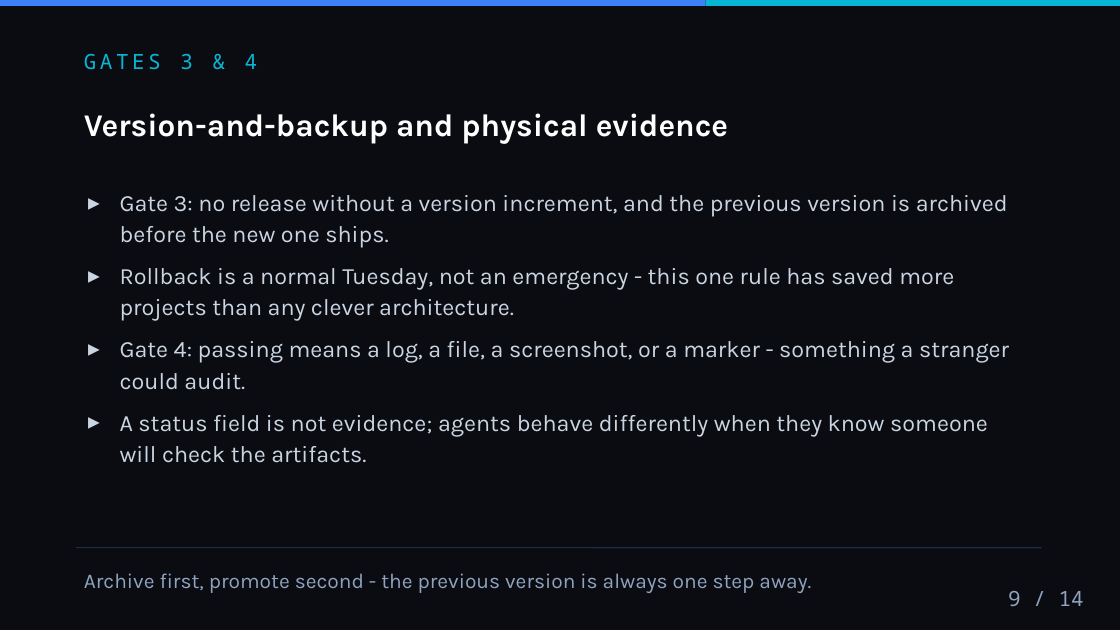
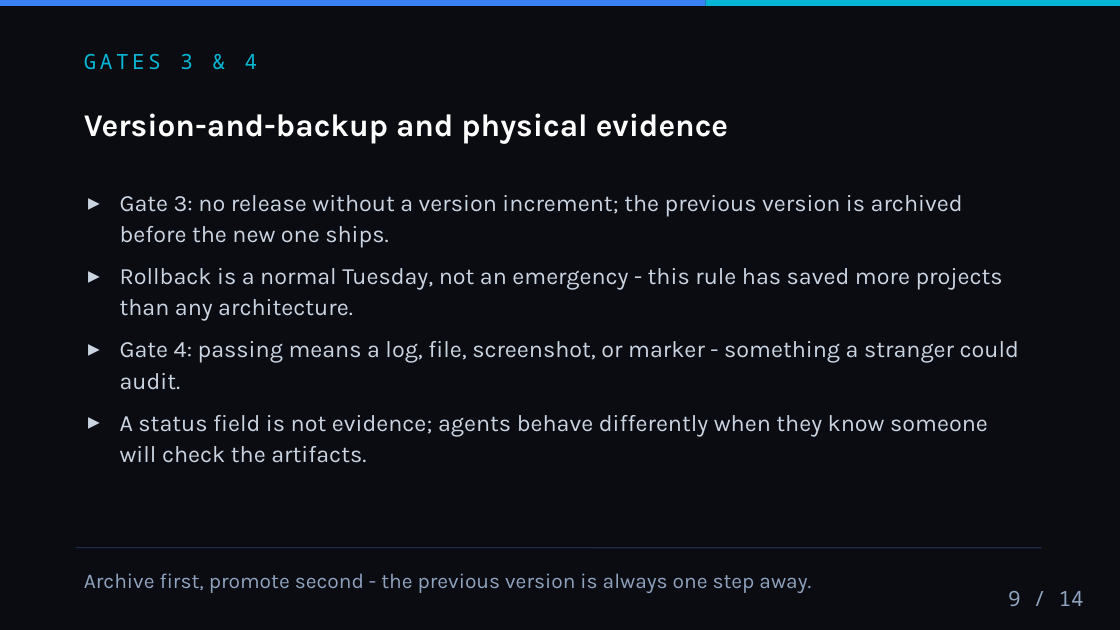
Before and after one commit to rezalianvatiady/rezalianvatiady.github.io, a slide deck: slide 9 of decks/quality-gates.pptx. Drawn at 1120x630 pixels with LibreOffice and Linux fonts; fonts in the diff are those of the drawing. Boxes give left, top, right and bottom in pixels: in the first picture for what was removed or moved away, otherwise in the second. Text is boxed around its words. In the diff, an @@ line names an element or a change of style, - is before the commit and + after.

```diff
--- a/decks/quality-gates.pptx
+++ b/decks/quality-gates.pptx
@@ text at (x1=120, y1=195, x2=1019, y2=390): text changed @@
-▸ Gate 3: no release without a version increment, and the previous version is archived before the new one ships.
-▸ Rollback is a normal Tuesday, not an emergency - this one rule has saved more projects than any clever architecture.
-▸ Gate 4: passing means a log, a file, a screenshot, or a marker - something a stranger could audit.
+▸ Gate 3: no release without a version increment; the previous version is archived before the new one ships.
+▸ Rollback is a normal Tuesday, not an emergency - this rule has saved more projects than any architecture.
+▸ Gate 4: passing means a log, file, screenshot, or marker - something a stranger could audit.
```
Also in this commit, not shown: 2 other slides changed, 16 other files.
